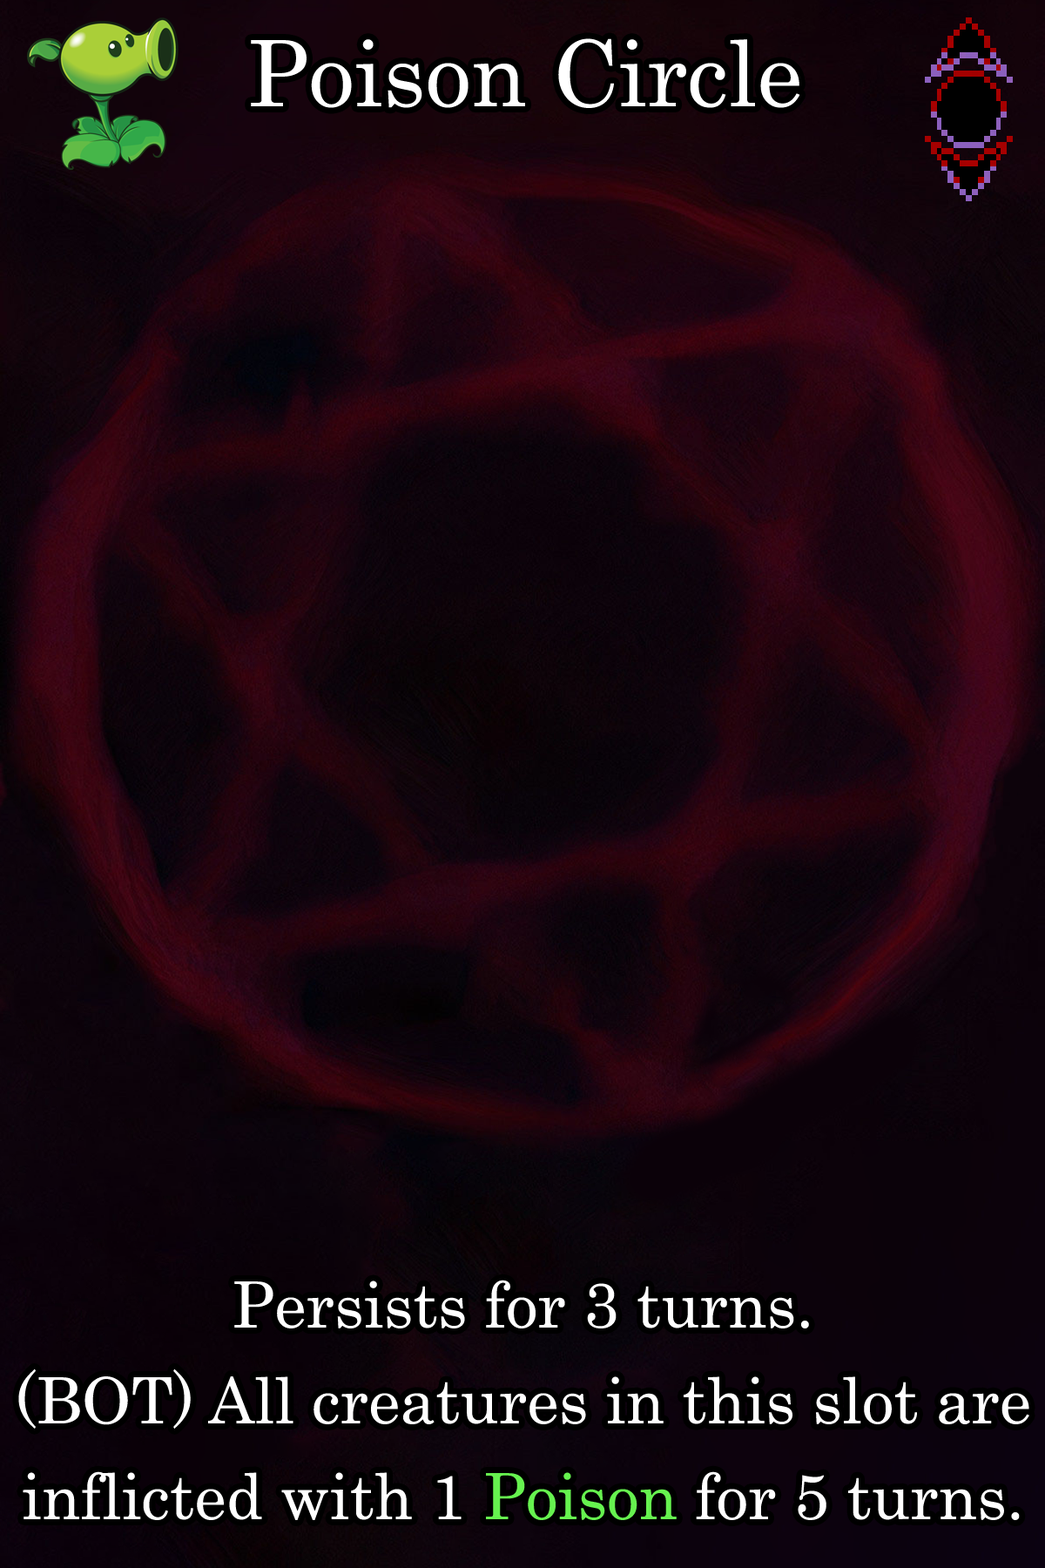
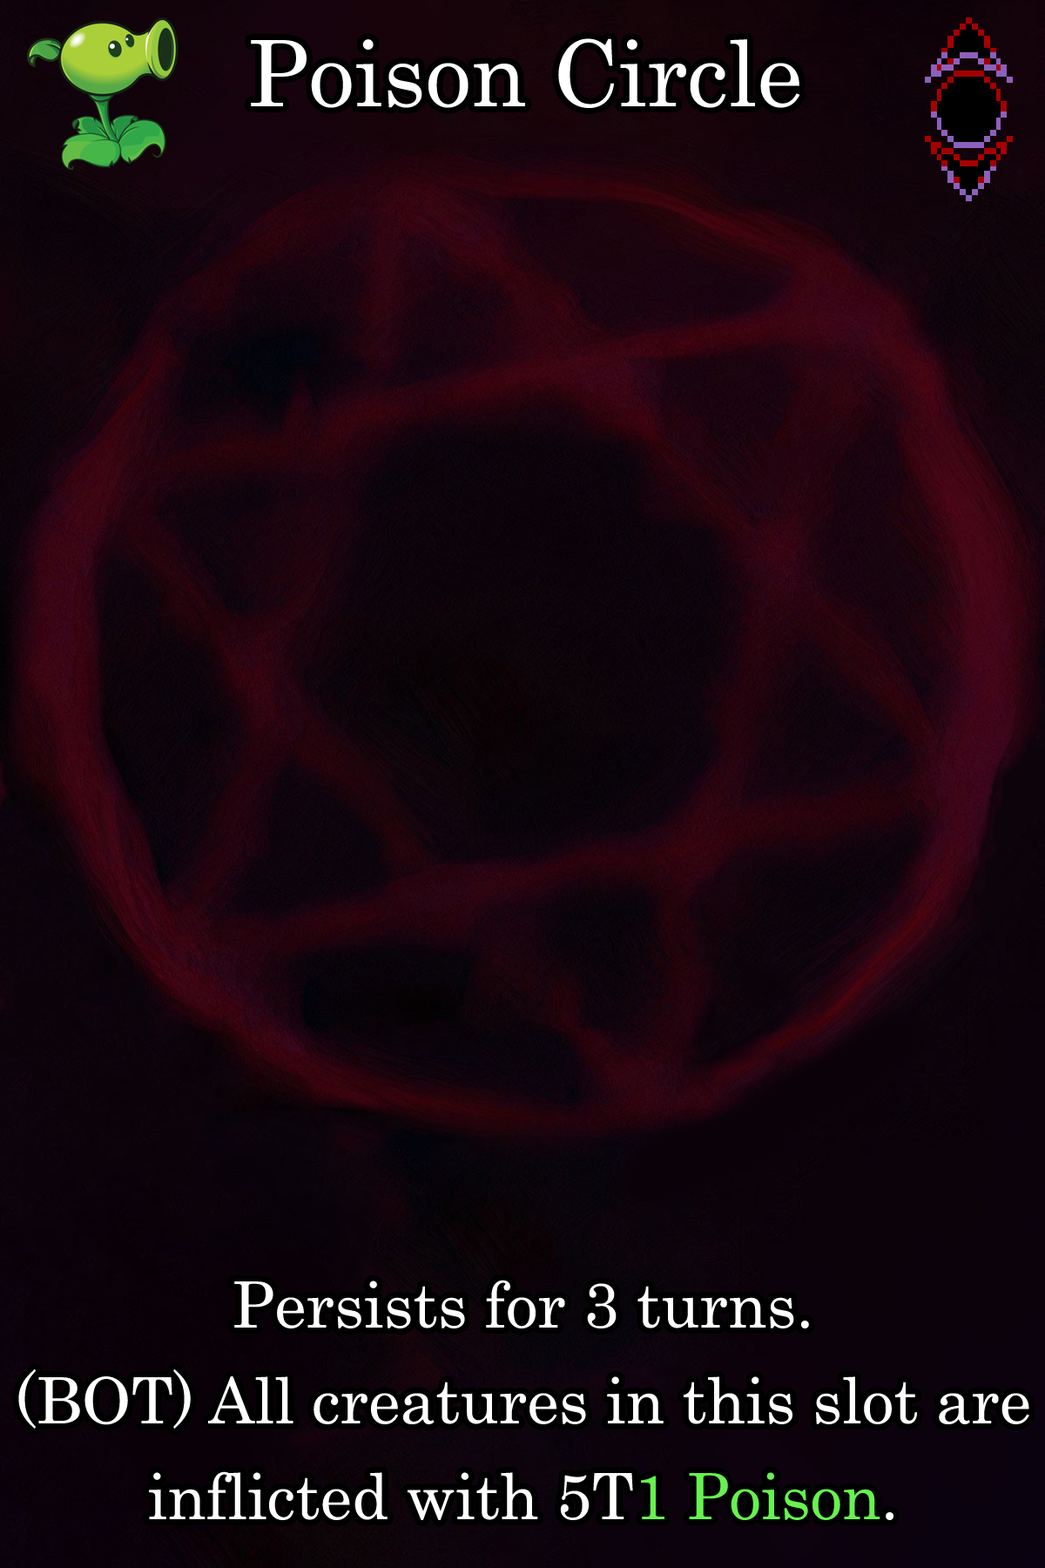
Layered file, before and after one edit (w=1045, h=1568). Changes by layer:
painted on "Ability" over 19, 1285, 1021, 1521